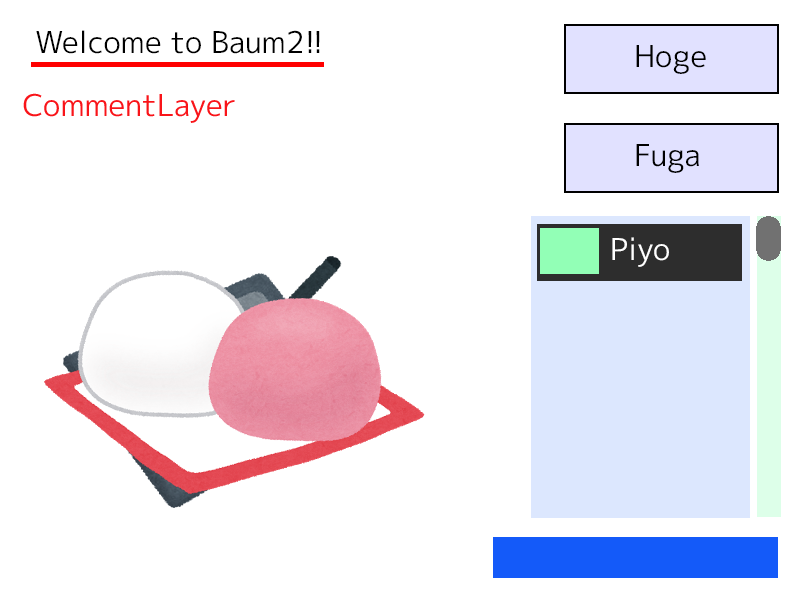
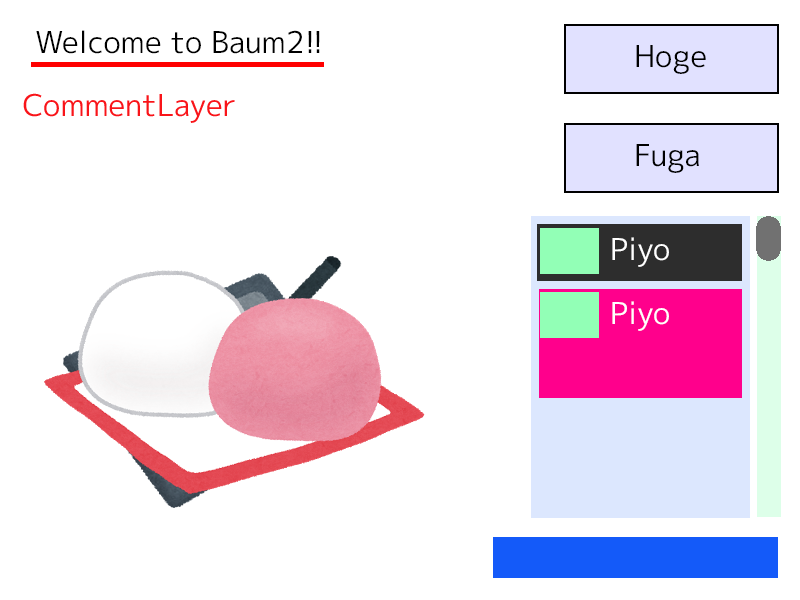
Before/after of a 800x600 layered artwork. What changed in the layer stack:
added group "Item2" with 4 layers in group "PiyoList@Scroll=Vertical" over [539, 289, 742, 398]
added layer "ListItemText" (1st of 2, in "ListSample@Pivot=BottomRight" › "PiyoList@Scroll=Vertical" › "Item2") in group "Item2" over [612, 301, 669, 331]
added group "ItemButton" (1st of 2, in "ListSample@Pivot=BottomRight" › "PiyoList@Scroll=Vertical" › "Item2") with 1 layers in group "Item2" over [540, 292, 599, 338]
added layer "Background" (4th of 9, in "ListSample@Pivot=BottomRight" › "PiyoList@Scroll=Vertical" › "Item2" › "ItemButton") in group "ItemButton" over [540, 292, 599, 338]
added layer "Background" (5th of 9, in "ListSample@Pivot=BottomRight" › "PiyoList@Scroll=Vertical" › "Item2") in group "Item2" over [539, 289, 742, 398]
